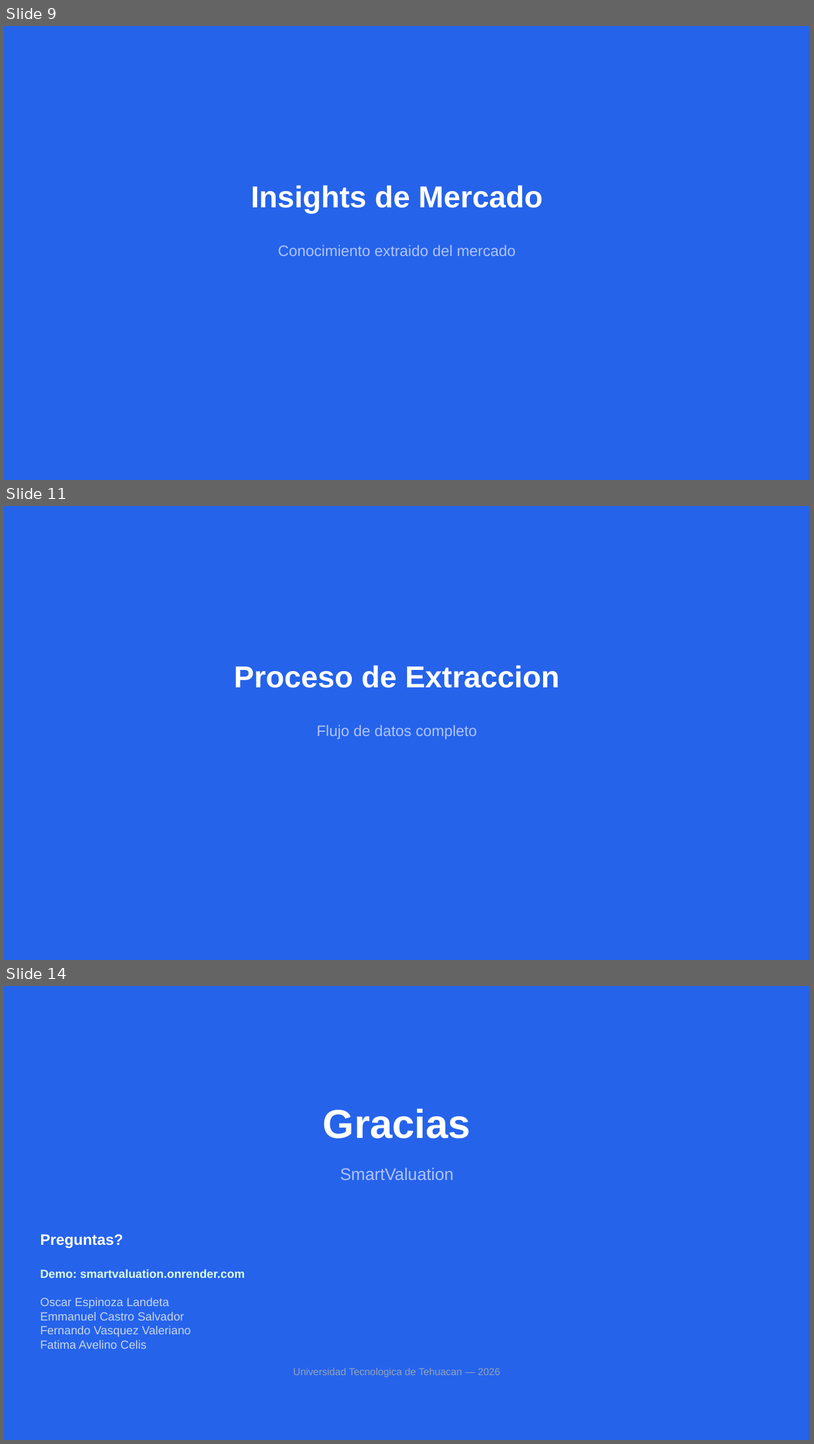
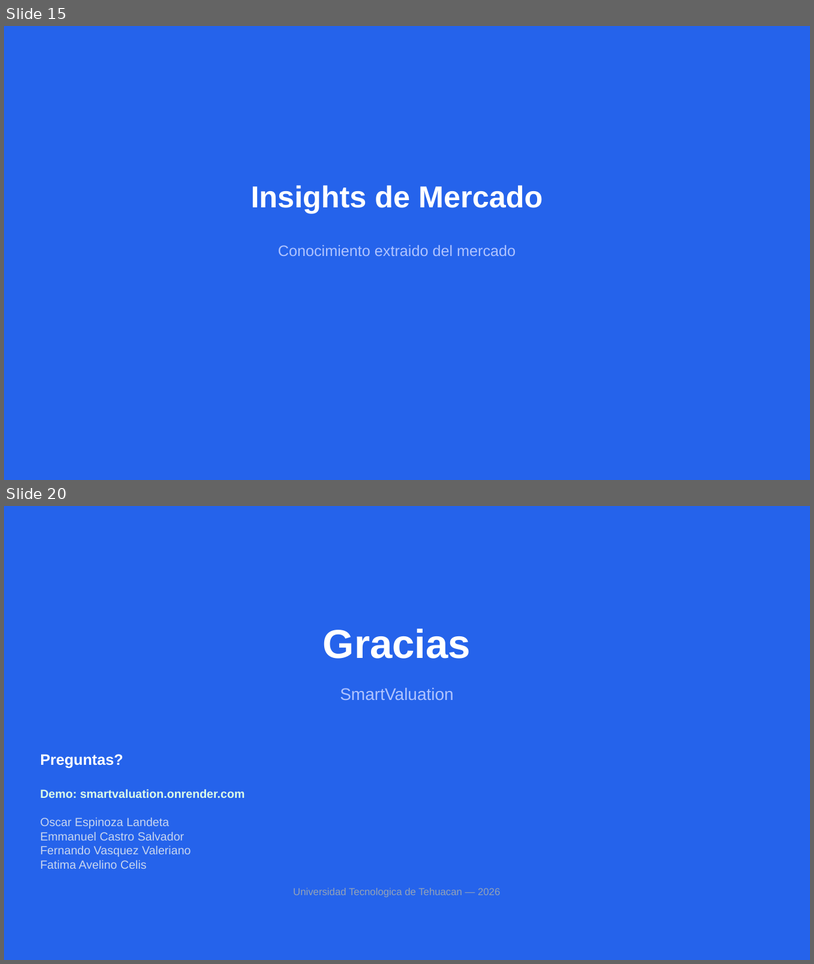
Before and after one commit to OscarEL1/smartvaluation, a slide deck: presentacion/SmartValuation_Presentacion.pptx. Shown one above the other, each under a label of ours: slides 9, 11 and 14 before the commit, slides 15 and 20 after it; the slides between them are not shown. The pictures are 814x1444 and 814x964 pixels, drawn with LibreOffice and Linux fonts; fonts in the diff are those of the drawing. Boxes give left, top, right and bottom in pixels: in the first picture for what was removed or moved away, otherwise in the second. Text is boxed around its words. In the diff, an @@ line names an element or a change of style, - is before the commit and + after.

```diff
--- a/presentacion/SmartValuation_Presentacion.pptx
+++ b/presentacion/SmartValuation_Presentacion.pptx
@@ slide 11 removed at (4, 506, 810, 960), background #2563EB @@
@@ text removed at (234, 665, 560, 688) @@
-Proceso de Extraccion
@@ text removed at (317, 725, 477, 739) @@
-Flujo de datos completo
@@ what was slide 9 is now slide 15 @@
@@ what was slide 14 is now slide 20 @@
```
Also in this commit, not shown: 6 slides changed, 8 slides added, 1 other slide removed, 5 other files.
